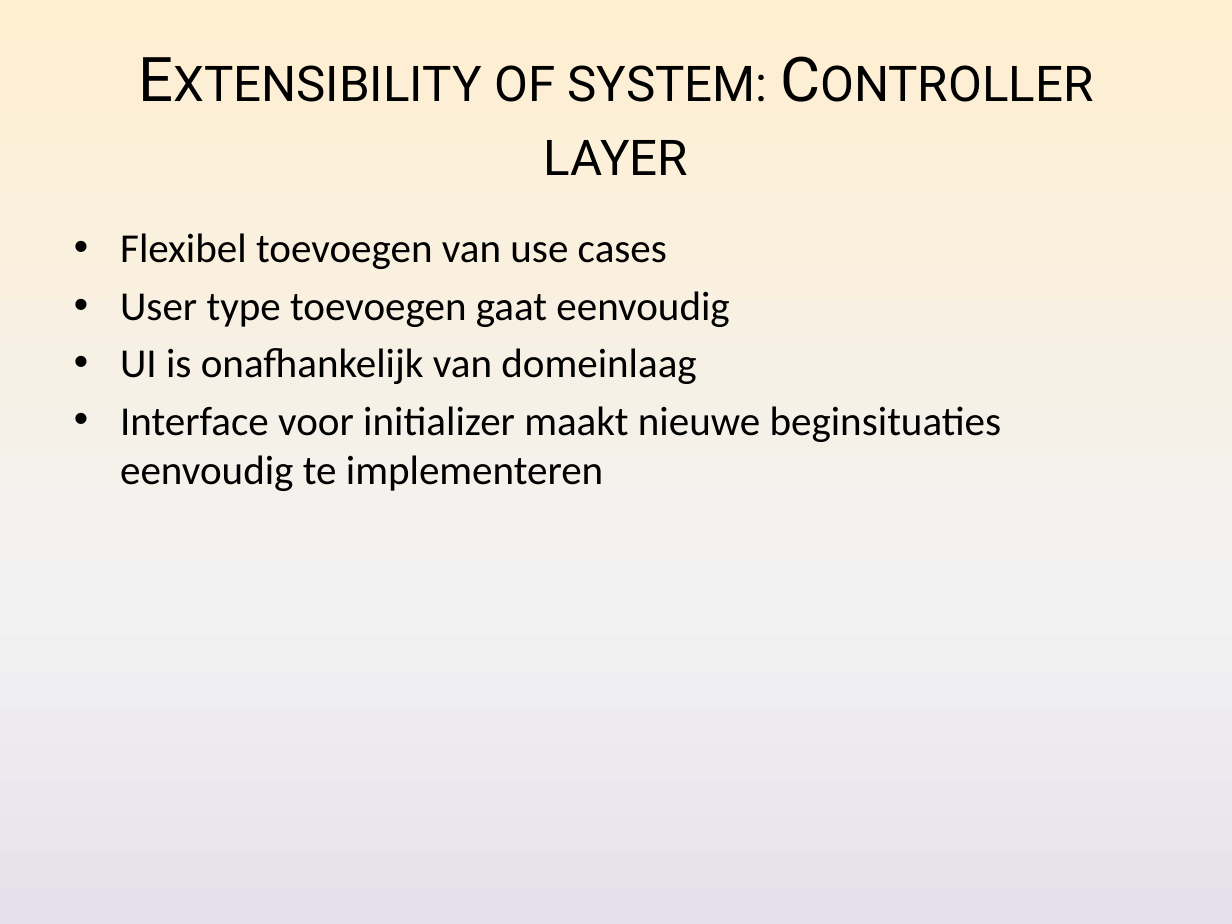
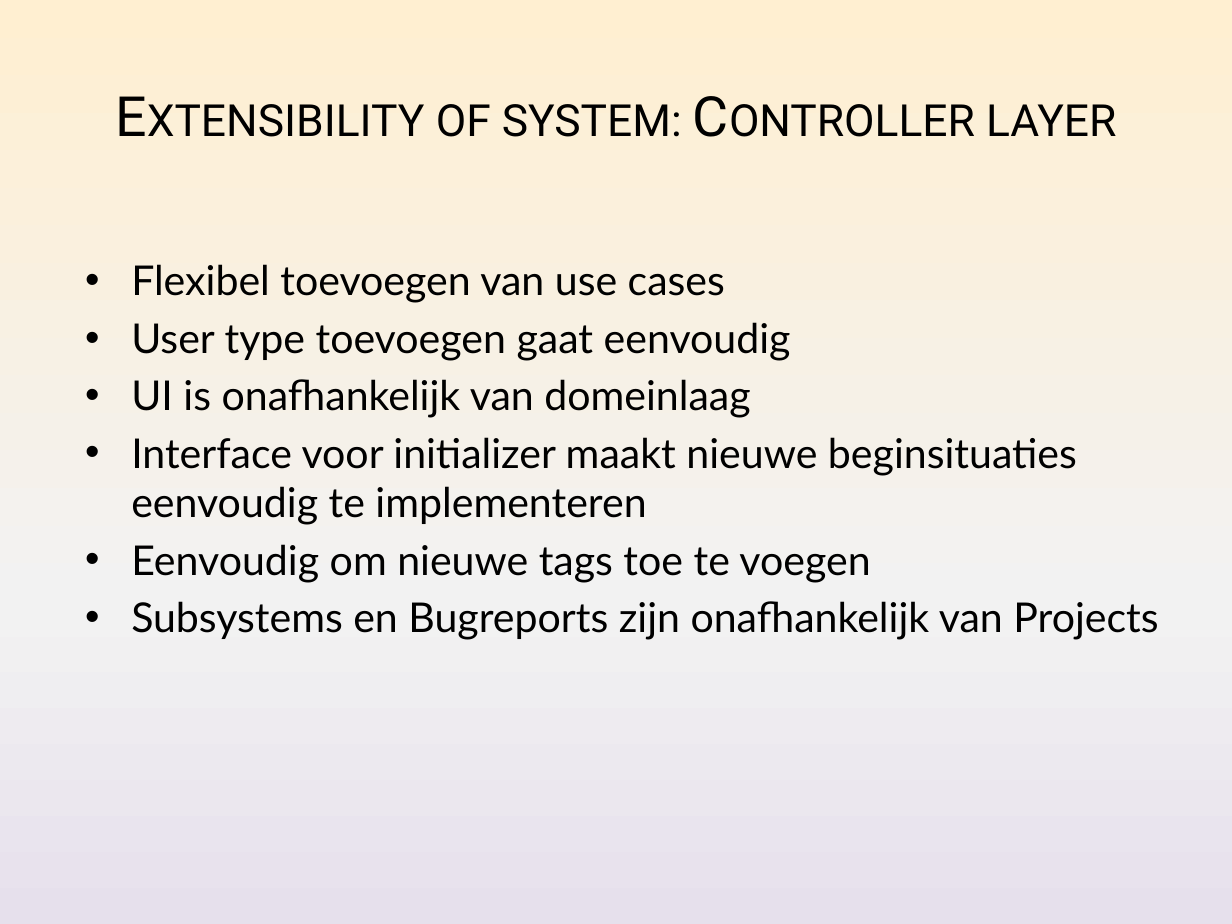
Before and after one commit to Nickelium/Software-Development, a slide deck: slide 12 of presentatie/SWOP Presentatie Inhoud.pptx. Drawn at 1232x924 pixels with LibreOffice and Linux fonts; fonts in the diff are those of the drawing. Boxes give left, top, right and bottom in pixels: in the first picture for what was removed or moved away, otherwise in the second. Text is boxed around its words. In the diff, an @@ line names an element or a change of style, - is before the commit and + after.

```diff
--- a/presentatie/SWOP Presentatie Inhoud.pptx
+++ b/presentatie/SWOP Presentatie Inhoud.pptx
@@ title "Extensibility of system: Controller layer" at box(436, 104, 1116, 137): size 36 to 32.4 pt @@
@@ text "Flexibel toevoegen van use cases": place and size @@
-text "Flexibel toevoegen van use cases" at box(120, 233, 1002, 491)
+text "Flexibel toevoegen van use cases" at box(131, 264, 1158, 640)
@@ text at box(131, 264, 1077, 525): font Calibri to Lato in "Flexibel toevoegen van use cases", "User type toevoegen gaat eenvoudig", "UI is onafhankelijk van domeinlaag", "Interface voor initializer maakt nieuwe beginsituaties eenvo ..." @@
@@ text at box(131, 544, 1158, 640): paragraphs added @@
+• Eenvoudig om nieuwe tags toe te voegen
+• Subsystems en Bugreports zijn onafhankelijk van Projects
```
Also in this commit, not shown: 10 other slides changed, 1 slide removed.
